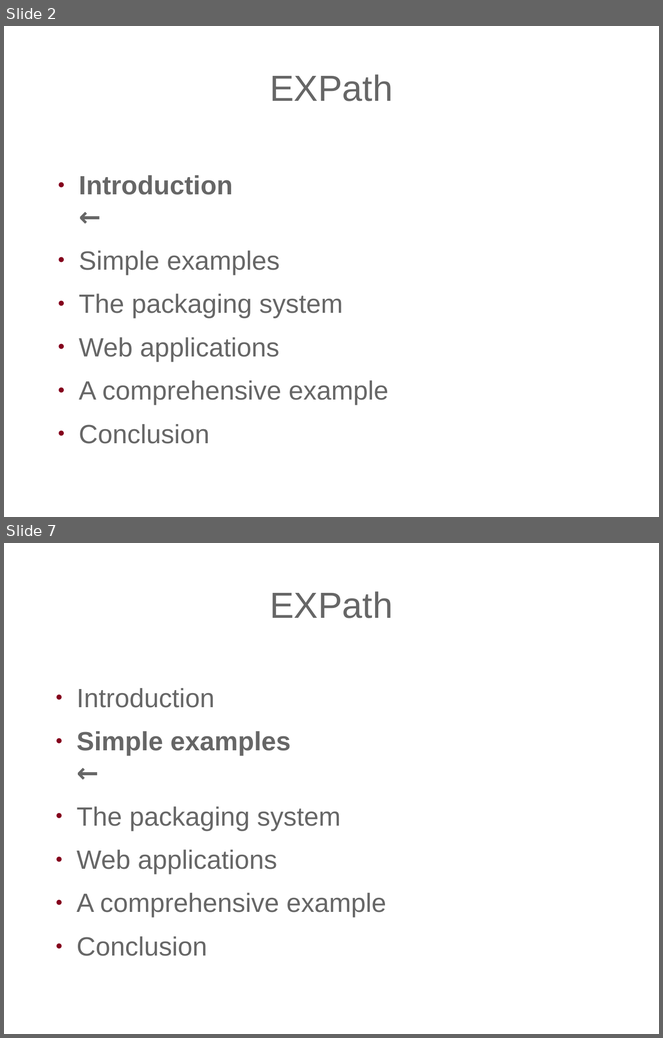
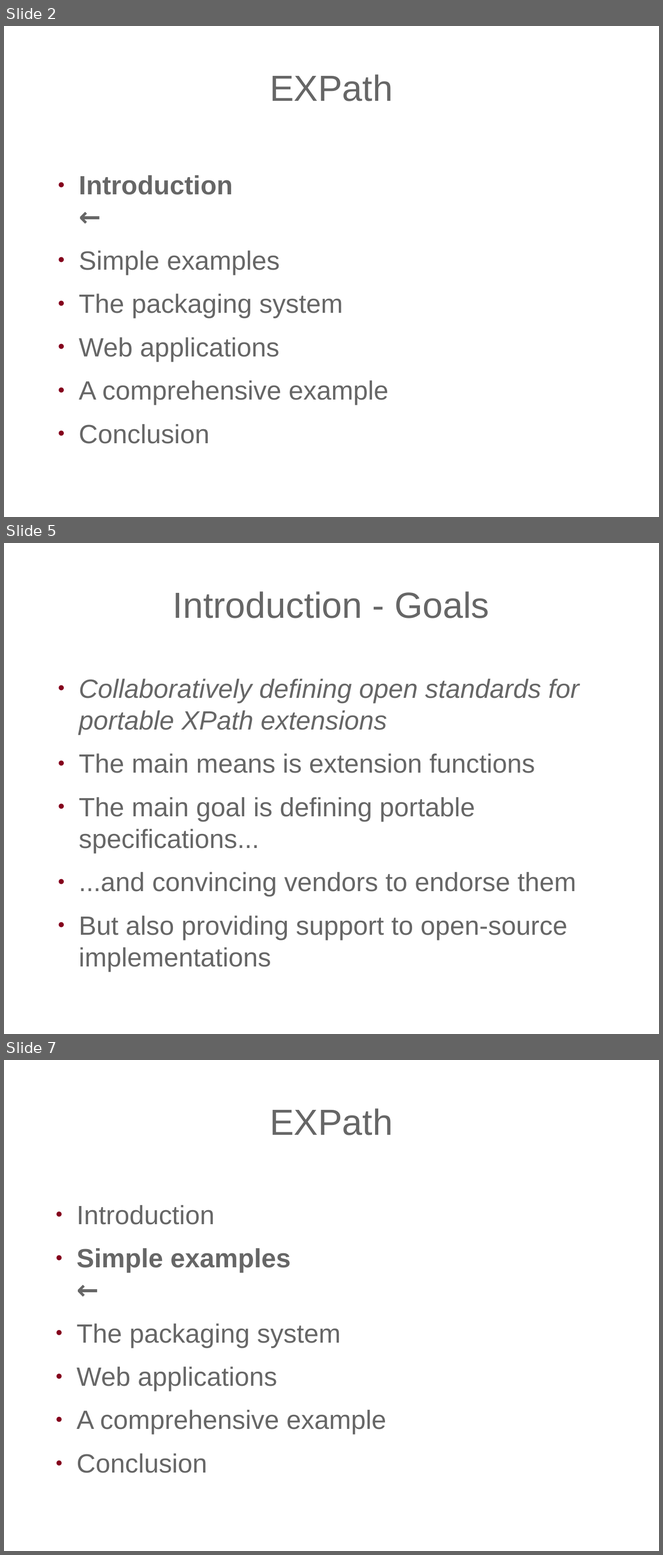
Before and after one commit to expath/expath-www, a slide deck: misc/2010-prague/presentation/fgeorges-expath.odp. Shown one above the other, each under a label of ours: slides 2 and 7 before the commit, slides 2, 5 and 7 after it; the slides between them are not shown. The pictures are 663x1038 and 663x1555 pixels, drawn with LibreOffice and Linux fonts; fonts in the diff are those of the drawing; background and template pictures are left out. Boxes give left, top, right and bottom in pixels: in the first picture for what was removed or moved away, otherwise in the second. Text is boxed around its words. In the diff, an @@ line names an element or a change of style, - is before the commit and + after.

```diff
--- a/misc/2010-prague/presentation/fgeorges-expath.odp
+++ b/misc/2010-prague/presentation/fgeorges-expath.odp
@@ slide 5 added at bbox=[4, 543, 659, 1034], background picture (left out) @@
@@ title added at bbox=[173, 591, 490, 618], 44 pt, text #666666 @@
+Introduction - Goals
@@ text added at bbox=[79, 679, 579, 972], 32 pt, text #666666 @@
+● Collaboratively defining open standards for portable XPath extensions
+● The main means is extension functions
+● The main goal is defining portable specifications...
+● ...and convincing vendors to endorse them
+● But also providing support to open-source implementations
```
Also in this commit, not shown: 1 slide changed, 6 other slides added, 5 slides removed.
